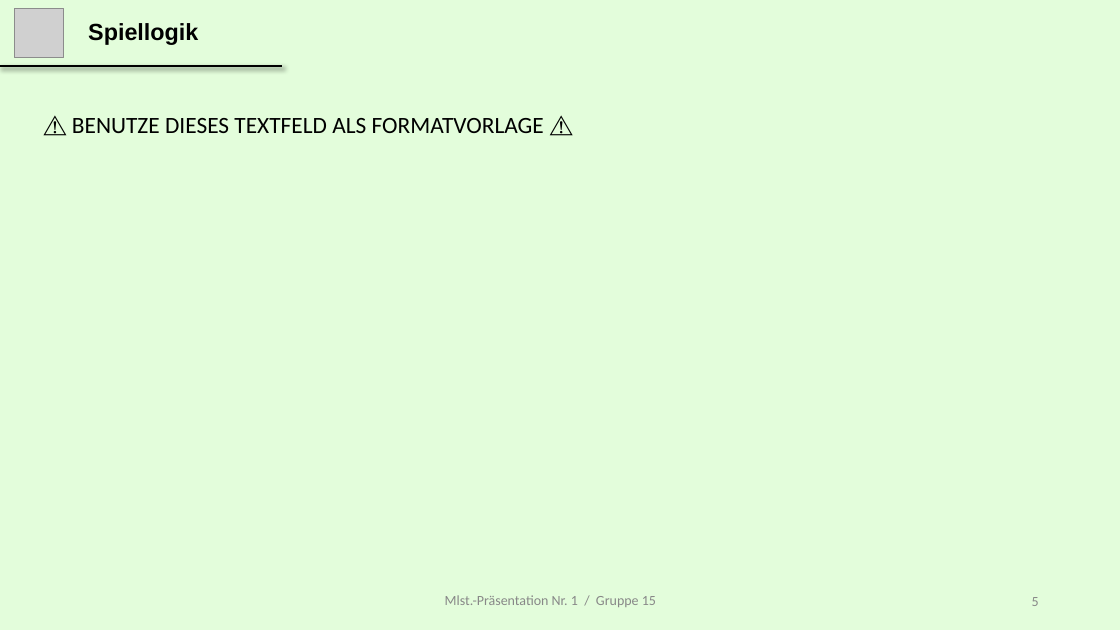
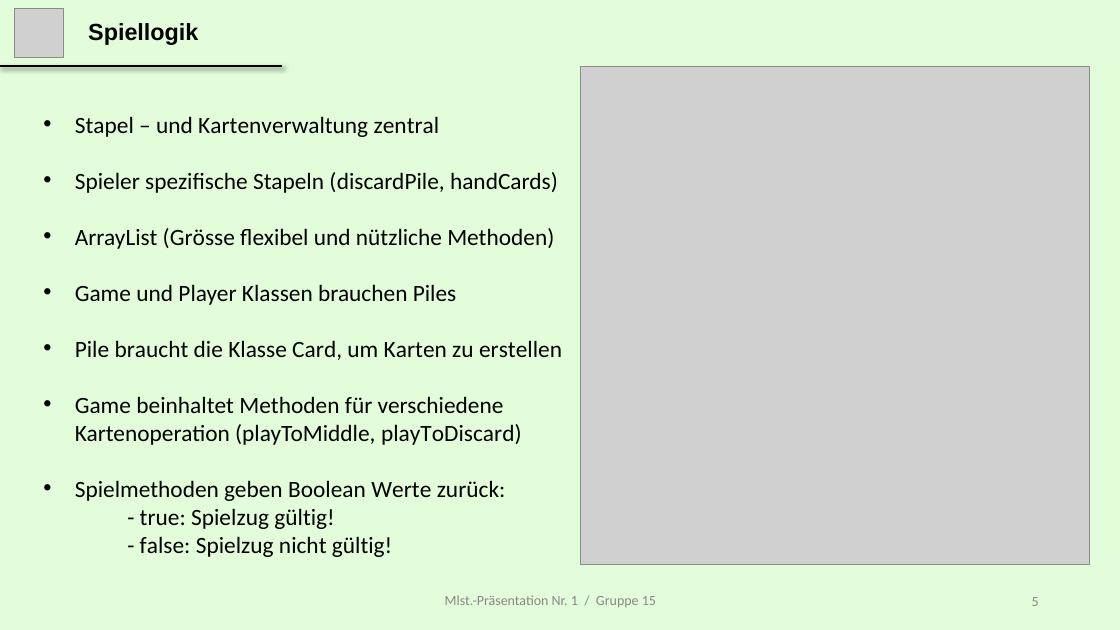
Before and after one commit to gjoyet/skipBo, a slide deck: slide 5 of 00_General/Presentation/MS 3/Presentation_Milestone_iii_Master.pptx. Drawn at 1120x630 pixels with LibreOffice and Linux fonts; fonts in the diff are those of the drawing; grey boxes stand for pictures. Boxes give left, top, right and bottom in pixels: in the first picture for what was removed or moved away, otherwise in the second. Text is boxed around its words. In the diff, an @@ line names an element or a change of style, - is before the commit and + after.

Commit message:
Removed some displayDiscard stuff, redundant. Added RTC stuff in MS3 Pres.

```diff
--- a/00_General/Presentation/MS 3/Presentation_Milestone_iii_Master.pptx
+++ b/00_General/Presentation/MS 3/Presentation_Milestone_iii_Master.pptx
@@ picture added at [581,66,1090,565] @@
@@ text removed at [72,118,544,133] @@
-⚠️ BENUTZE DIESES TEXTFELD ALS FORMATVORLAGE ⚠️
@@ text added at [75,116,562,557], 20 pt, text #000000 @@
+• Stapel – und Kartenverwaltung zentral
+• Spieler spezifische Stapeln (discardPile, handCards)
+• ArrayList (Grösse flexibel und nützliche Methoden)
+• Game und Player Klassen brauchen Piles
+• Pile braucht die Klasse Card, um Karten zu erstellen
+• Game beinhaltet Methoden für verschiedene
+  Kartenoperation (playToMiddle, playToDiscard)
+• Spielmethoden geben Boolean Werte zurück:
+                - true: Spielzug gültig!
+                - false: Spielzug nicht gültig!
```
Also in this commit, not shown: 8 other files.
